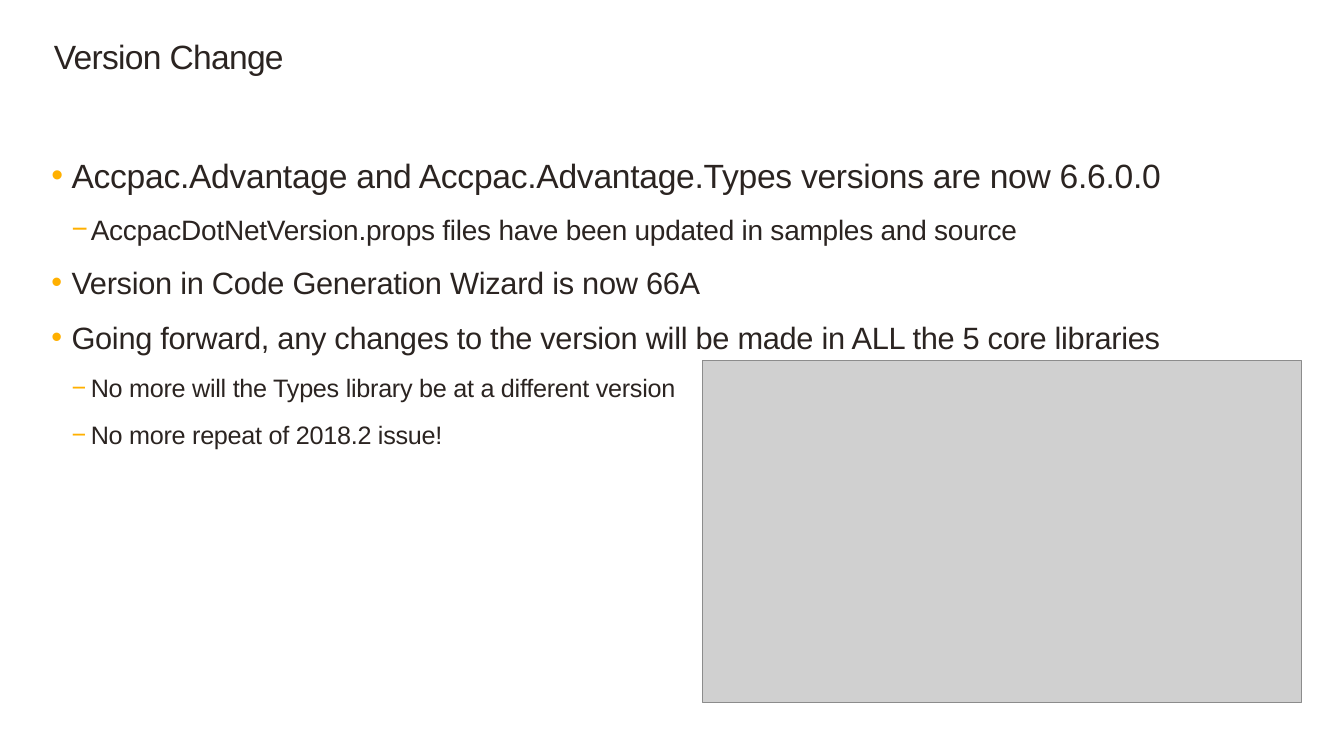
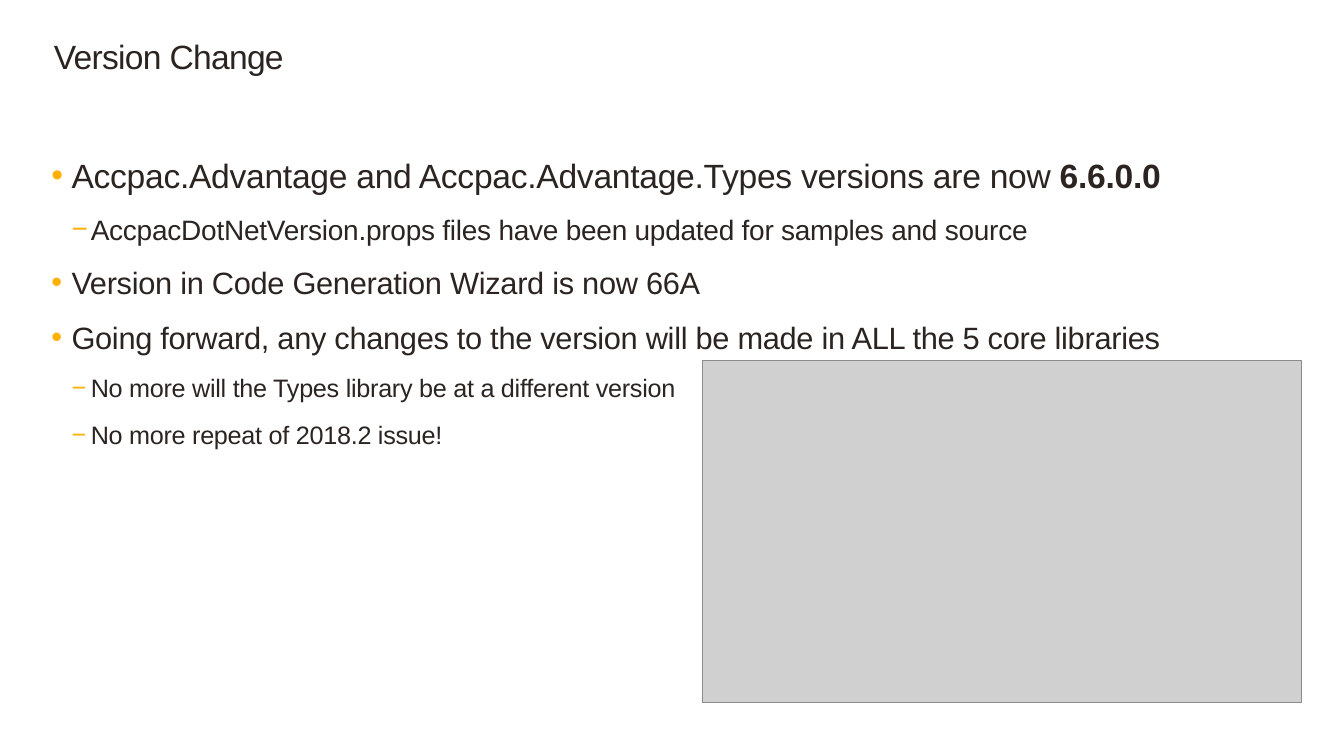
Before and after one commit to SageNADev/Sage300-SDK, a slide deck: slide 2 of docs/presentations/Sage300SDK_2019WebSDKOverview.pptx (slide 3 before the commit). Drawn at 1344x756 pixels with LibreOffice and Linux fonts; fonts in the diff are those of the drawing; grey boxes stand for pictures; background and template pictures are left out. Boxes give left, top, right and bottom in pixels: in the first picture for what was removed or moved away, otherwise in the second. Text is boxed around its words. In the diff, an @@ line names an element or a change of style, - is before the commit and + after.

```diff
--- a/docs/presentations/Sage300SDK_2019WebSDKOverview.pptx
+++ b/docs/presentations/Sage300SDK_2019WebSDKOverview.pptx
@@ text at (x1=72, y1=163, x2=1161, y2=195): bold on in "6.6.0.0" @@
@@ text at (x1=91, y1=219, x2=1028, y2=245): text changed @@
-    − AccpacDotNetVersion.props files have been updated in samples and source
+    − AccpacDotNetVersion.props files have been updated for samples and source
```
Also in this commit, not shown: 5 other slides changed, 2 slides added, 1 slide removed.
